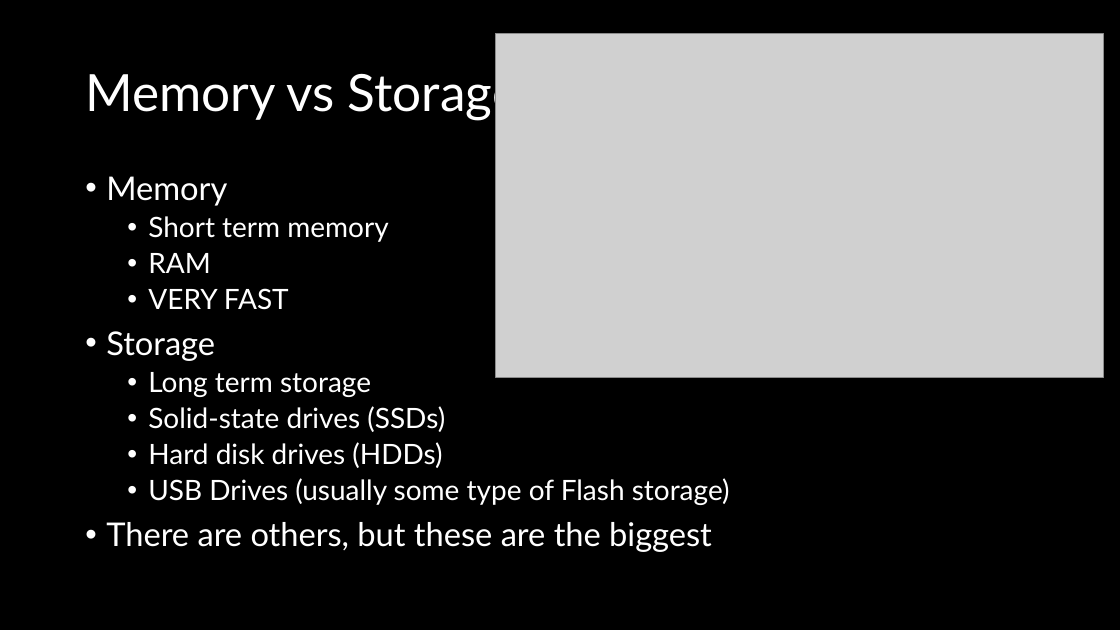
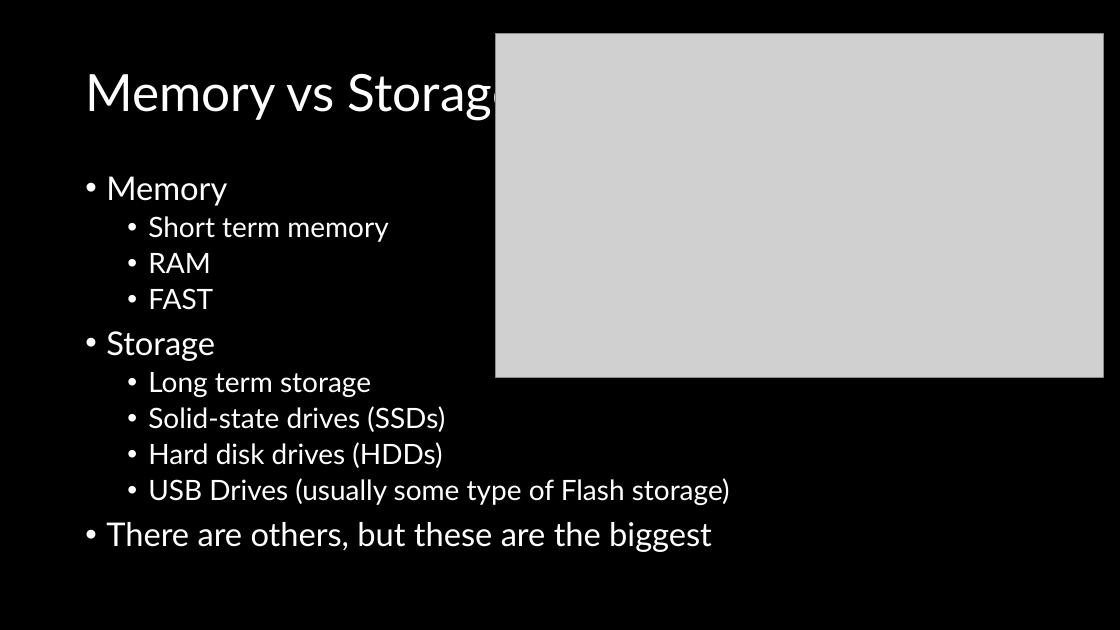
Before and after one commit to d-guh/computer-courses, a slide deck: slide 9 of lessons/00/lesson-00.pptx. Drawn at 1120x630 pixels with LibreOffice and Linux fonts; fonts in the diff are those of the drawing; grey boxes stand for pictures; background and template pictures are left out. Boxes give left, top, right and bottom in pixels: in the first picture for what was removed or moved away, otherwise in the second. Text is boxed around its words. In the diff, an @@ line names an element or a change of style, - is before the commit and + after.

```diff
--- a/lessons/00/lesson-00.pptx
+++ b/lessons/00/lesson-00.pptx
@@ text at (148, 288, 213, 310): text changed @@
-  • VERY FAST
+  • FAST
```
Also in this commit, not shown: 13 other slides changed, 4 slides added, 1 slide removed.
